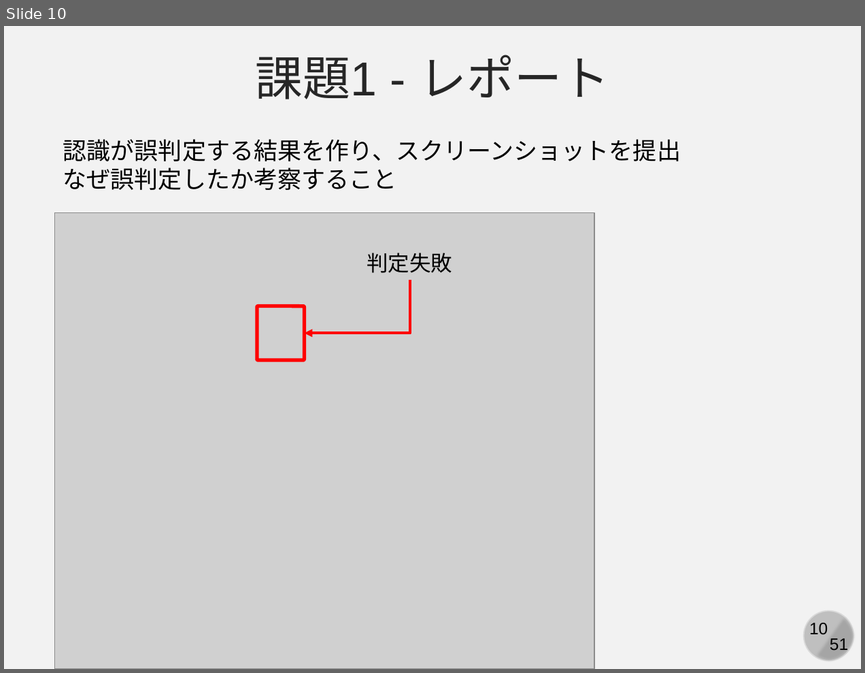
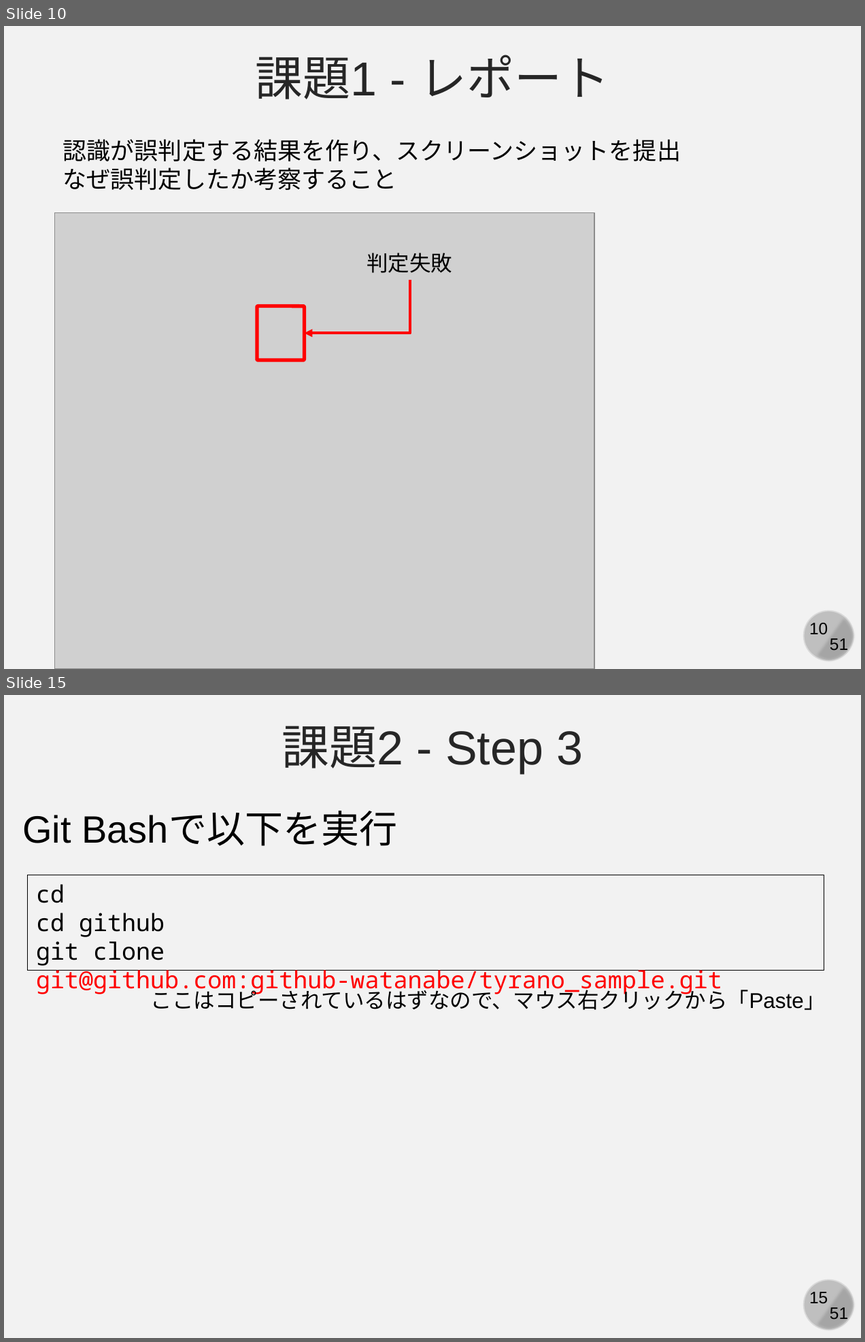
Before and after one commit to kaityo256/github, a slide deck: practice_github2/fig/github_ex04.pptx. Shown one above the other, each under a label of ours: slide 10 before the commit, slides 10 and 15 after it; the slides between them are not shown. The pictures are 865x673 and 865x1342 pixels, drawn with LibreOffice and Linux fonts; fonts in the diff are those of the drawing; grey boxes stand for pictures. Boxes give left, top, right and bottom in pixels: in the first picture for what was removed or moved away, otherwise in the second. Text is boxed around its words. In the diff, an @@ line names an element or a change of style, - is before the commit and + after.

```diff
--- a/practice_github2/fig/github_ex04.pptx
+++ b/practice_github2/fig/github_ex04.pptx
@@ slide 15 added at (4, 695, 861, 1338), background #F2F2F2; not listed: 4 template elements that a slide beside it also shows @@
@@ text added at (281, 726, 583, 773), 40 pt, text #262626 @@
+課題2 - Step 3
@@ text added at (22, 812, 397, 846), 32 pt, text #000000 @@
+Git Bashで以下を実行
@@ rectangle added at (28, 875, 824, 970), outline #000000 0.75 pt, 20 pt, text #FF0000 @@
+cd
+cd github
+git clone git@github.com:github-watanabe/tyrano_sample.git
@@ text added at (151, 986, 825, 1010), 18 pt, text #000000 @@
+ここはコピーされているはずなので、マウス右クリックから「Paste」
```
Also in this commit, not shown: 12 other slides added, 1 other file.
